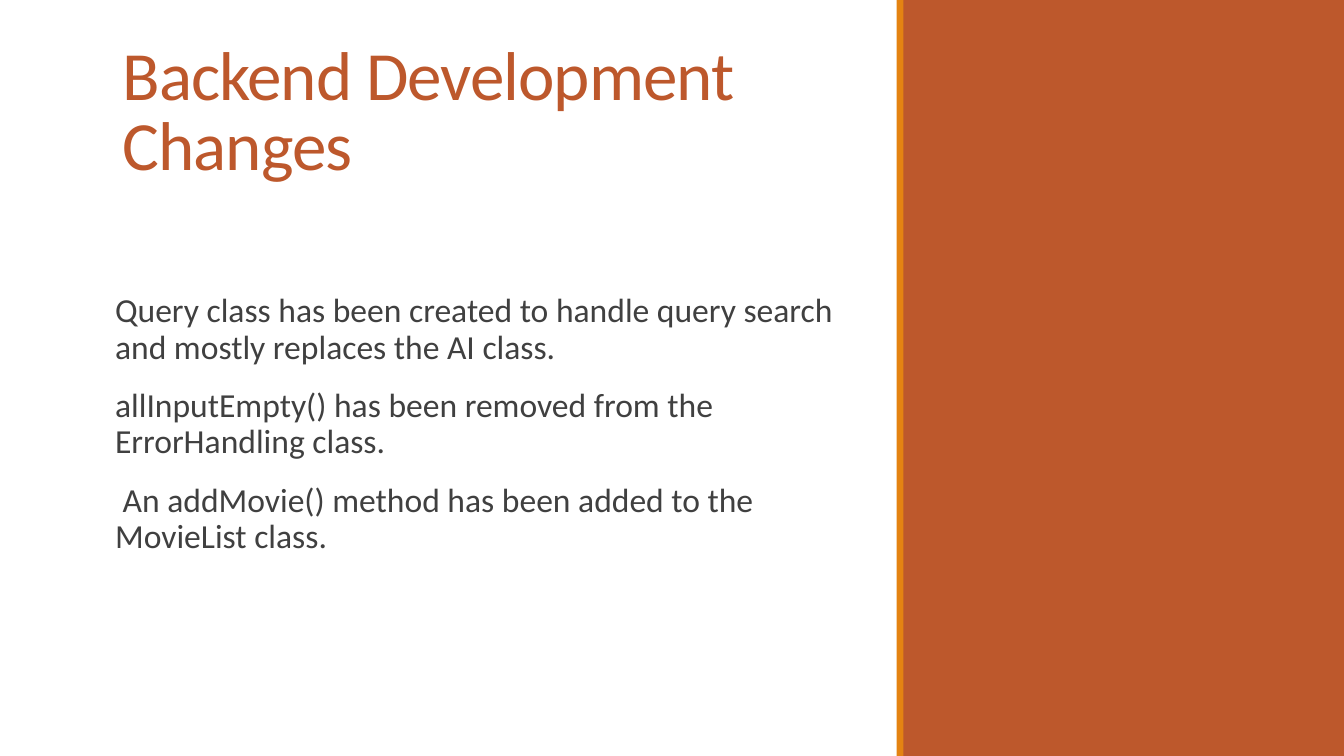
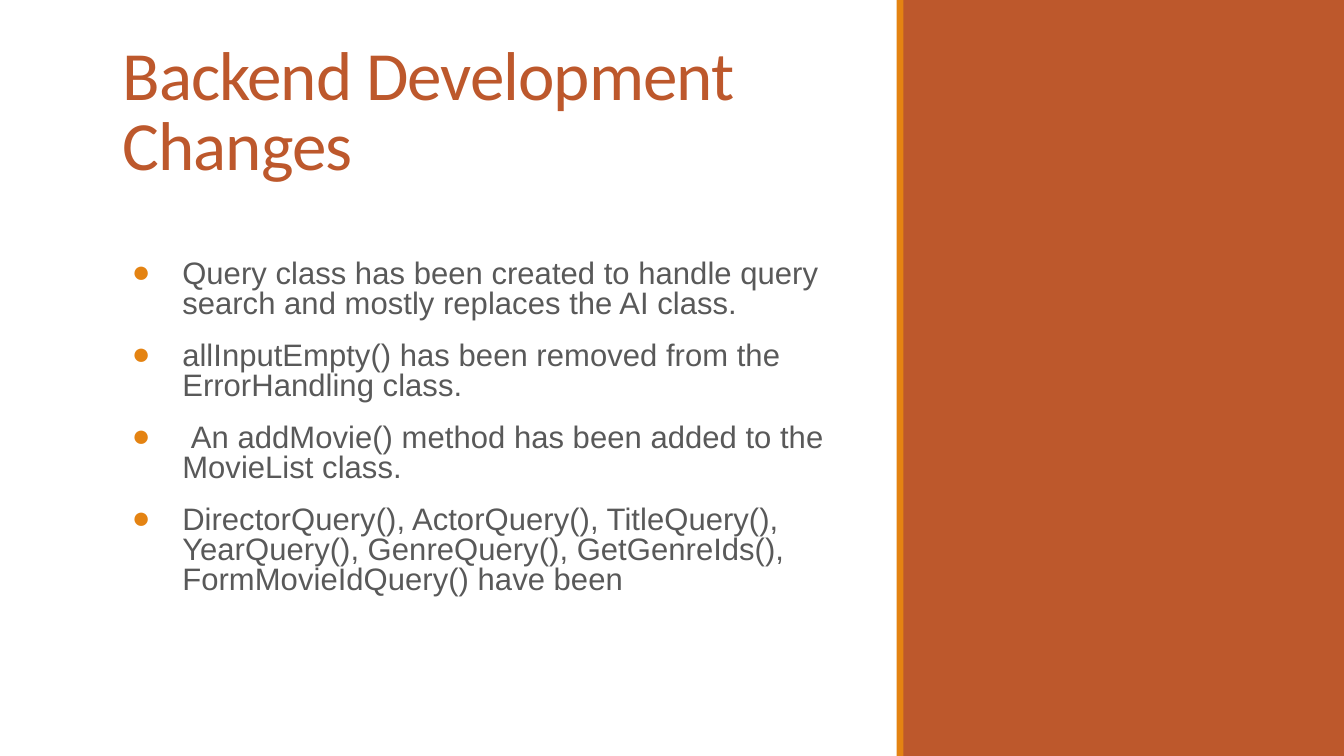
Before and after one commit to k-a-i-t-l-y-n/JustAnotherMovie, a slide deck: slide 8 of Project Documents/Update_02.pptx. Drawn at 1344x756 pixels with LibreOffice and Linux fonts; fonts in the diff are those of the drawing. Boxes give left, top, right and bottom in pixels: in the first picture for what was removed or moved away, otherwise in the second. Text is boxed around its words. In the diff, an @@ line names an element or a change of style, - is before the commit and + after.

```diff
--- a/Project Documents/Update_02.pptx
+++ b/Project Documents/Update_02.pptx
@@ text at bbox=[182, 261, 823, 479]: size 18 to 16.6 pt, font Calibri to Arial, text colour #404040 to #595959 in "Query class has been created to handle ...", "allInputEmpty() has been removed from the ErrorHandling ...", "An addMovie() method has been added to ..."; bullet none to ●; line spacing 0.9 to 0.8; more space between paragraphs; less space between paragraphs @@
@@ text at bbox=[182, 507, 784, 596]: paragraph added @@
+● DirectorQuery(), ActorQuery(), TitleQuery(), YearQuery(), GenreQuery(), GetGenreIds(), FormMovieIdQuery() have been
```
Also in this commit, not shown: 2 other slides changed.
